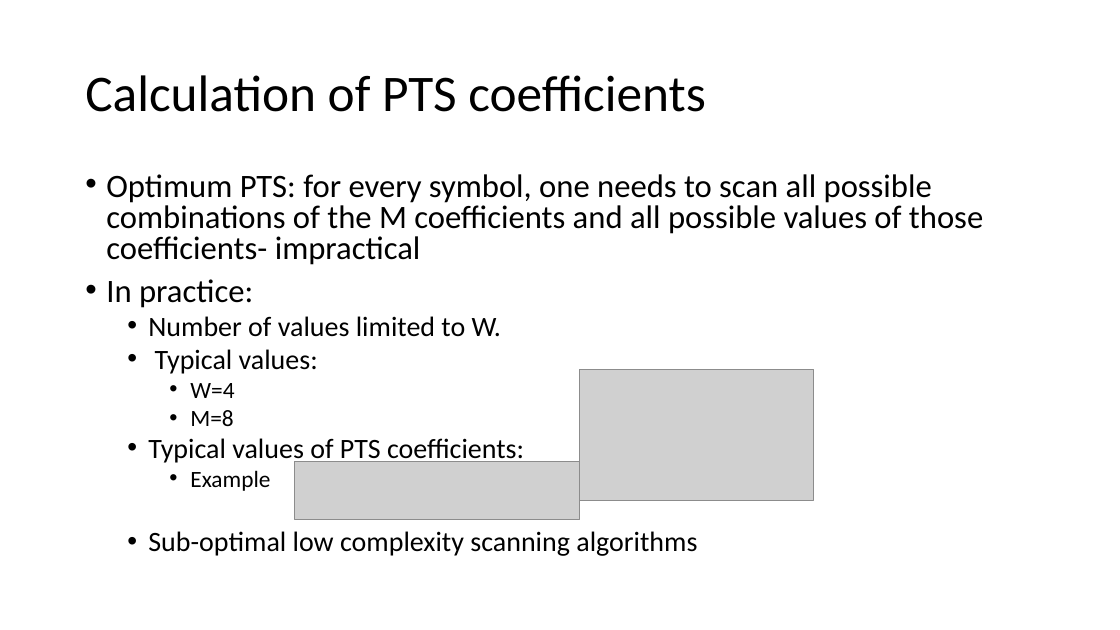
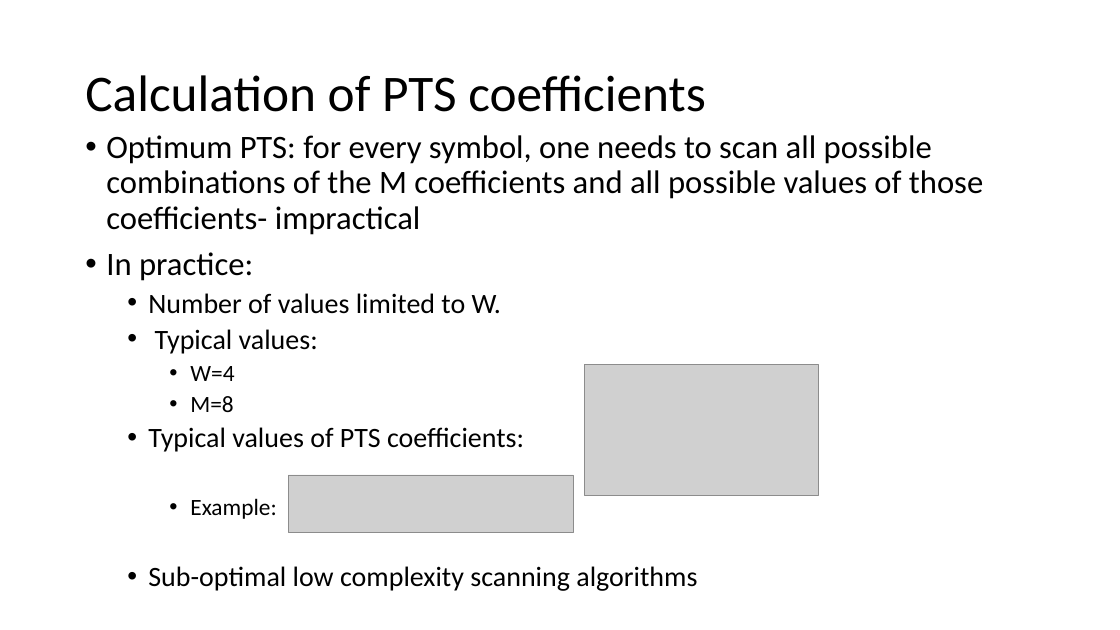
Before and after one commit to liorkissos/VLF-Simulations, a slide deck: slide 23 of PAPR Reduction- PTS.pptx (slide 24 before the commit). Drawn at 1120x630 pixels with LibreOffice and Linux fonts; fonts in the diff are those of the drawing; grey boxes stand for pictures. Boxes give left, top, right and bottom in pixels: in the first picture for what was removed or moved away, otherwise in the second. Text is boxed around its words. In the diff, an @@ line names an element or a change of style, - is before the commit and + after.

```diff
--- a/PAPR Reduction- PTS.pptx
+++ b/PAPR Reduction- PTS.pptx
@@ text "Optimum PTS: for every symbol, ...": place and size @@
-text "Optimum PTS: for every symbol, ..." at box(106, 174, 983, 556)
+text "Optimum PTS: for every symbol, ..." at box(106, 135, 983, 591)
@@ text at box(106, 135, 983, 591): line spacing 0.8 to 0.9 @@
@@ picture: place and size @@
-picture at box(580, 370, 814, 501)
+picture at box(585, 365, 819, 496)
@@ picture: place and size @@
-picture at box(295, 462, 580, 519)
+picture at box(288, 475, 573, 532)
@@ text at box(190, 498, 276, 519): text changed @@
-    • Example
+    • Example:
```
Also in this commit, not shown: 13 other slides changed, 3 slides added, 5 slides removed, 3 other files.
